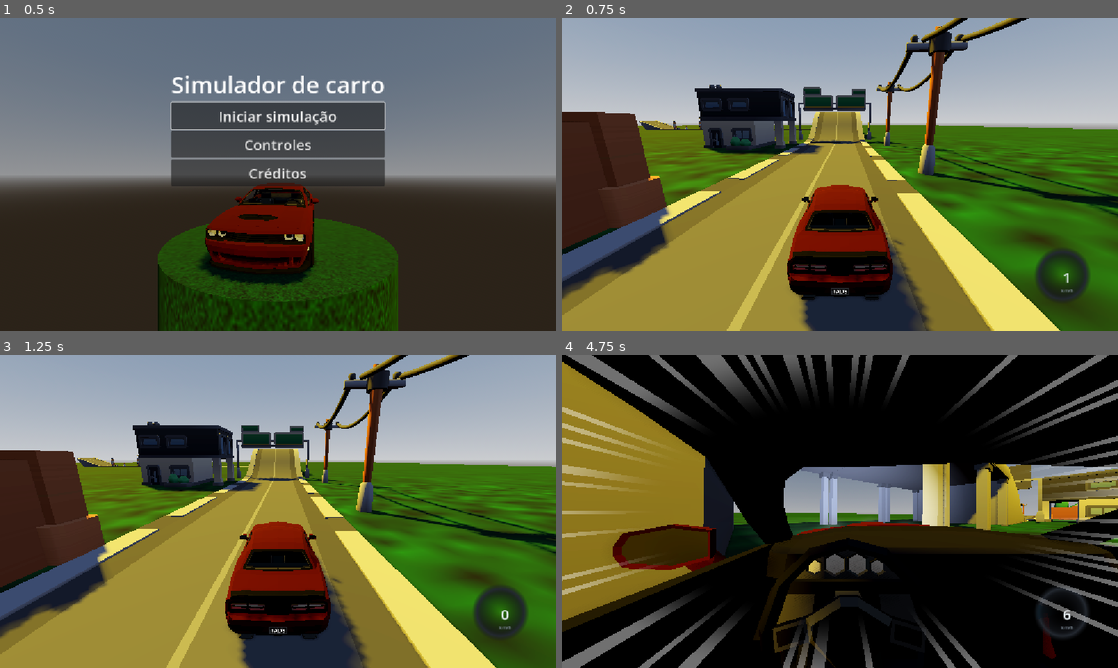
Above: before the commit, frames 1-4 (two rows, left to right).
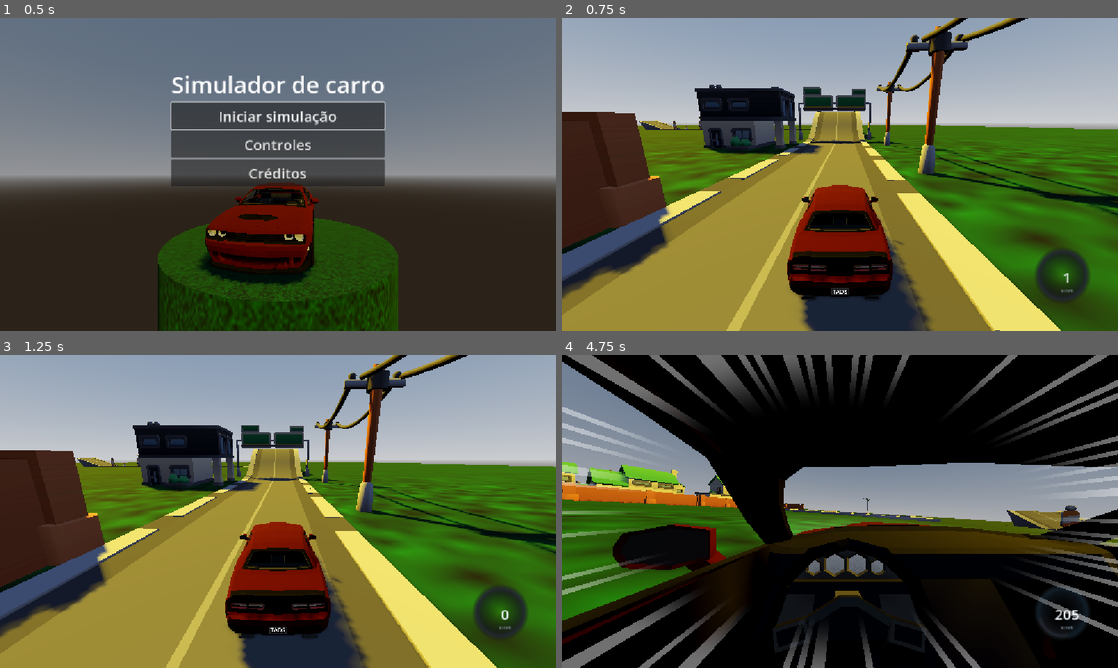
Above: after the commit, the same moments.

Repository: oluizfcs/car-simulator
Game: Godot game, scene res://menu_inicial.tscn
Same seed, same stepped clock (60 frames per second), same inputs: the game is played once before the commit and once after it.
Inputs (mouse positions are in pixels of both pictures, inside the frame that each line leads up to):
- Up to frame 1 (0.5 s): no input
- Up to frame 2 (0.75 s): click "Iniciar simulação" at 0.5 s
- Up to frame 3 (1.25 s): no input
- Up to frame 4 (4.75 s): move the mouse to (962, 495) at 1.27 s; hold Right (right) 1.28-2.03 s; hold Shift (turbo) 1.28-2.03 s; click (962, 495) at 1.42 s; tap Space (ui_select) at 1.52, 2.27, 3.77, 4.52 s; move the mouse to (728, 527) at 2.02 s; hold Down (down) 2.03-2.78 s; tap X (flip) at 2.1 s; tap Shift (turbo) at 2.3, 3.8 s; move the mouse to (895, 442) at 2.77 s; hold Right (right) 2.78-3.53 s; hold Shift (turbo) 2.78-3.53 s; tap B (horn) at 2.85 s; move the mouse to (812, 574) at 3.52 s; hold Up (up) 3.53-4.28 s; tap C (toggle_camera) at 3.6 s; click (812, 574) at 3.67 s; move the mouse to (1006, 558) at 4.27 s; hold Left (left) from 4.28 s (still down); hold Shift (turbo) from 4.28 s (still down); tap F (toggle_headlights) at 4.35 s

Frame 1 is identical in both runs. In frame 2, 0.9% of the frame differs, in the area x 0-100%, y 0-100%; in frame 3, 1.0%; in frame 4, 29%, in the area x 0-100%, y 2-100%.

Commit message:
freio

Diff:
--- a/dodge_challenger.gd
+++ b/dodge_challenger.gd
@@ -82,6 +82,22 @@
 	var acel = Input.get_axis("down", "up")
 	engine_force = acel * FORCE
 
+# --- FREIO MOTOR, FREIO DE MÃO E PARADA COMPLETA ---
+	var no_chao = (
+		roda_traseira_esquerda.is_in_contact() or
+		roda_traseira_direita.is_in_contact() or
+		roda_dianteira_esquerda.is_in_contact() or
+		roda_dianteira_direita.is_in_contact()
+	)
+
+	if acel == 0.0 and not usando_turbo and no_chao:
+		brake = 0.5
+		# Aumenta o amortecimento gradualmente abaixo de 12 km/h para parar sem afundar a suspensão
+		linear_damp = 4.0 if velocidade_kmh < 12.0 else 0.5
+	else:
+		brake = 0.0
+		linear_damp = 0.0
+
 	if label_valor_vel:
 		label_valor_vel.text = "%d" % round(velocidade_kmh / 2)
 
